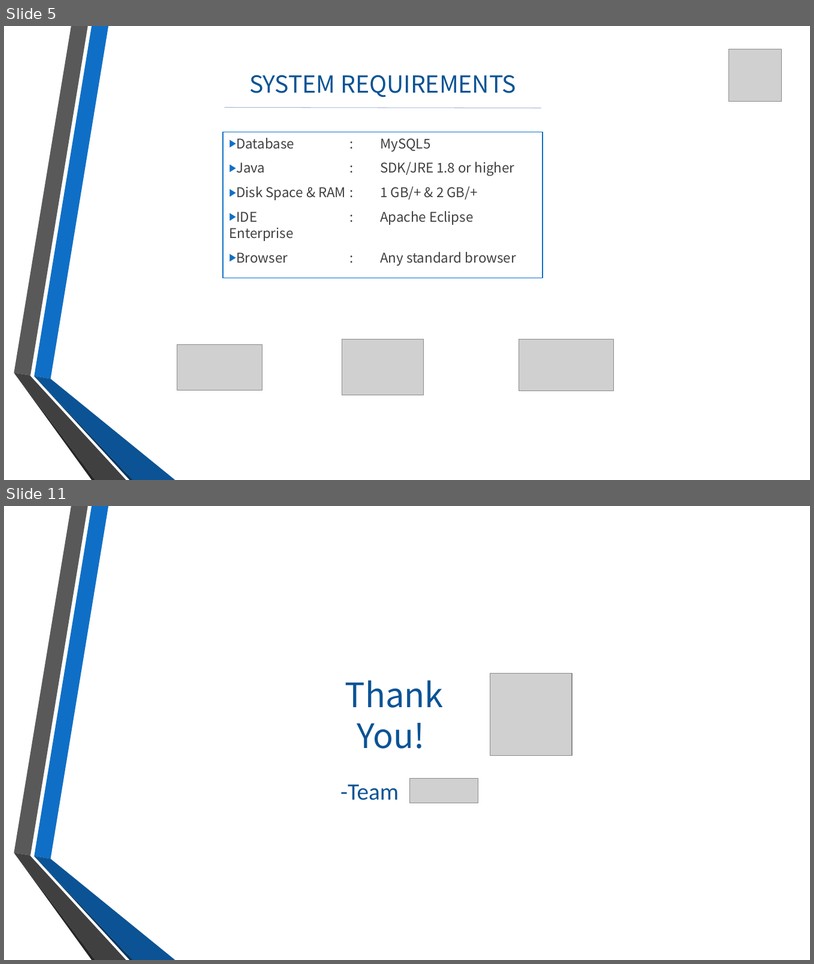
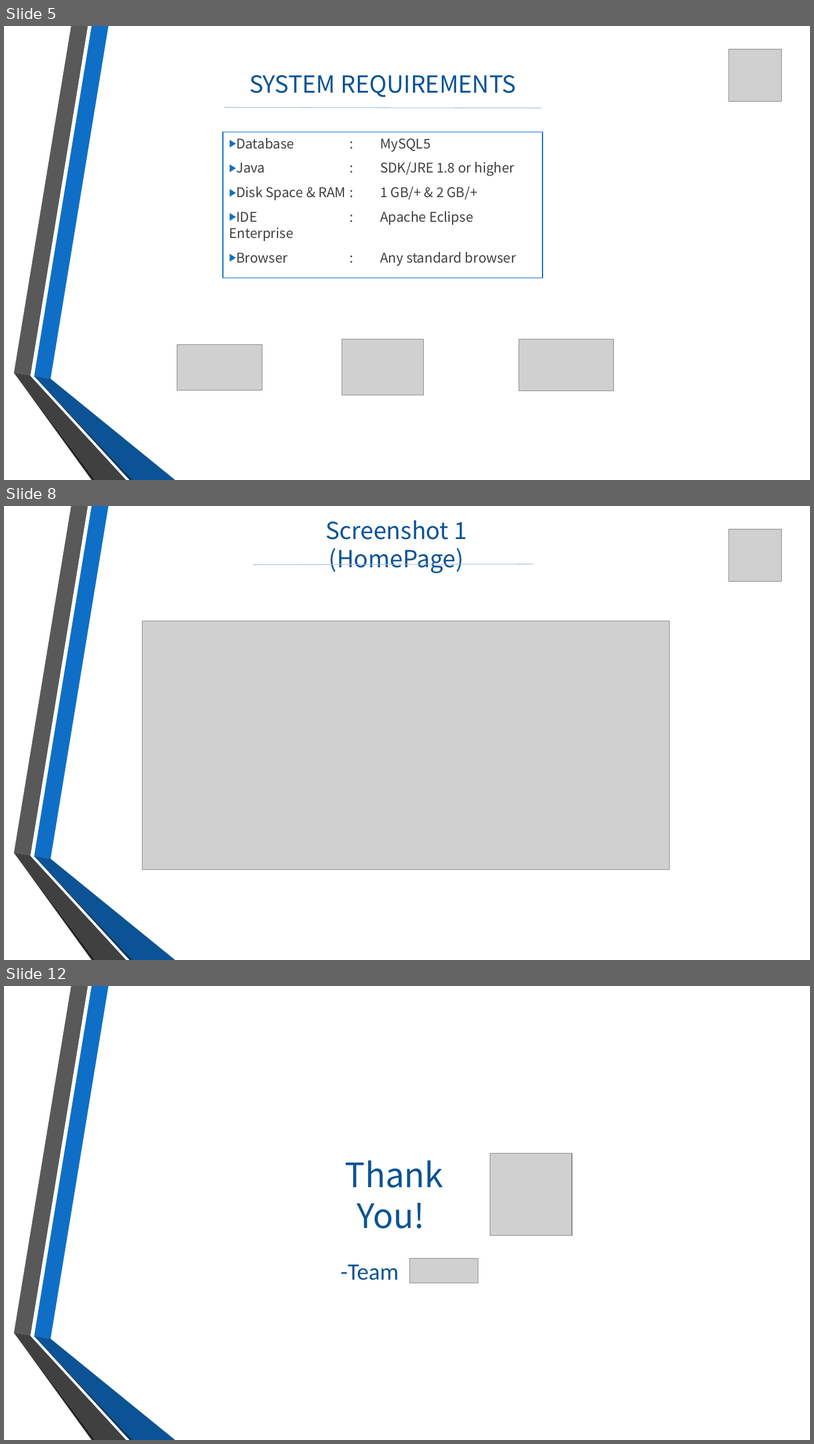
Before and after one commit to vikasdhiman0635/Airline_Reservation, a slide deck: Document/EchoFlightsPPT.pptx. Shown one above the other, each under a label of ours: slides 5 and 11 before the commit, slides 5, 8 and 12 after it; the slides between them are not shown. The pictures are 814x964 and 814x1444 pixels, drawn with LibreOffice and Linux fonts; fonts in the diff are those of the drawing; grey boxes stand for pictures; background and template pictures are left out. Boxes give left, top, right and bottom in pixels: in the first picture for what was removed or moved away, otherwise in the second. Text is boxed around its words. In the diff, an @@ line names an element or a change of style, - is before the commit and + after.

```diff
--- a/Document/EchoFlightsPPT.pptx
+++ b/Document/EchoFlightsPPT.pptx
@@ slide 8 added at <box>4,506,810,960</box>, background picture (left out); not listed: 6 template elements that a slide beside it also shows @@
@@ title added at <box>326,520,467,573</box>, 28 pt, text #0B5395 @@
+Screenshot 1 (HomePage)
@@ picture added at <box>729,529,782,582</box> @@
@@ line added from (253, 565) to (533, 564), #ABBBDF 0.75 pt @@
@@ picture added at <box>142,621,670,870</box> @@
@@ what was slide 11 is now slide 12 @@
```
Also in this commit, not shown: 8 slides changed, 1 other slide added, 1 slide removed, 9 other files.
